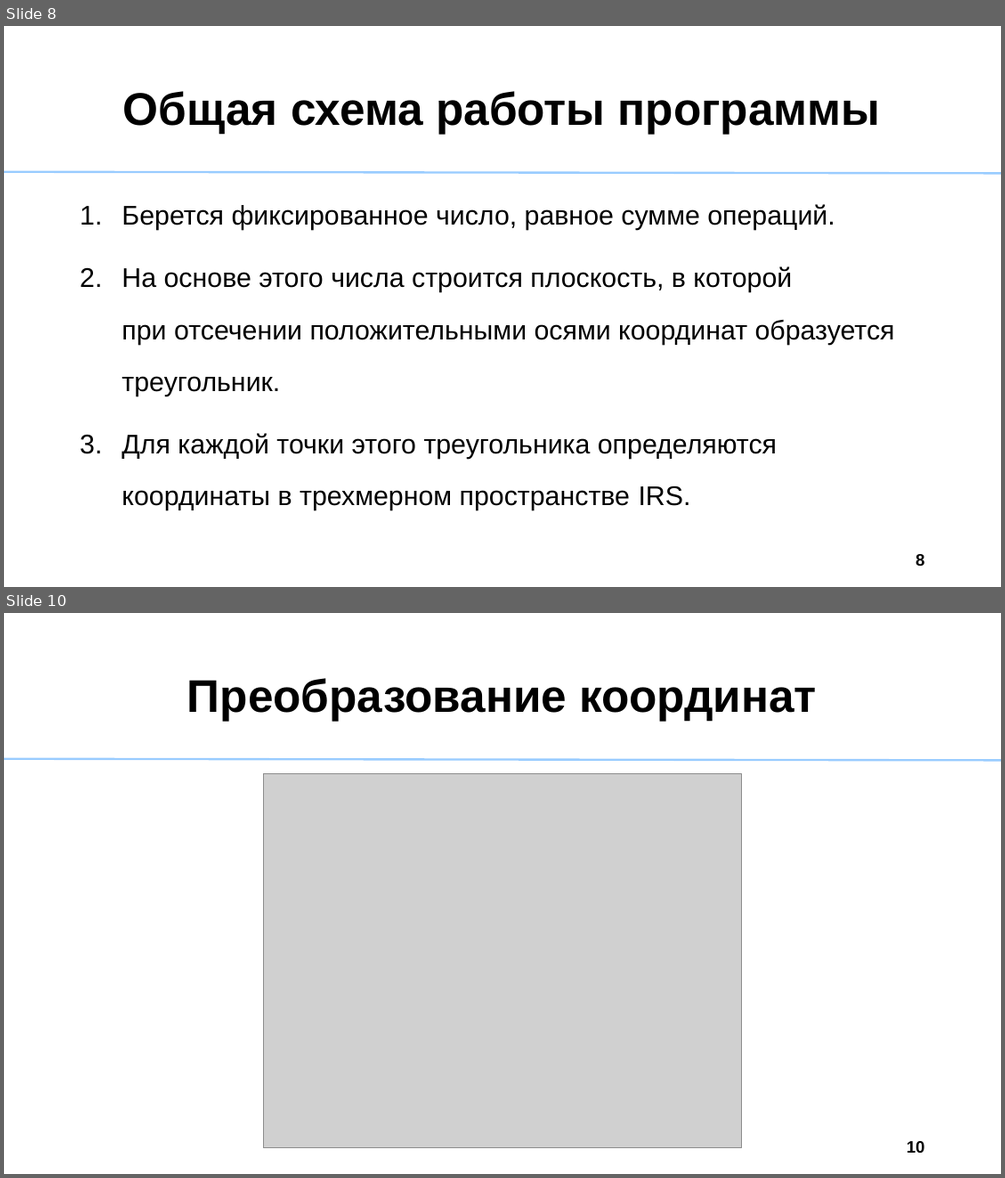
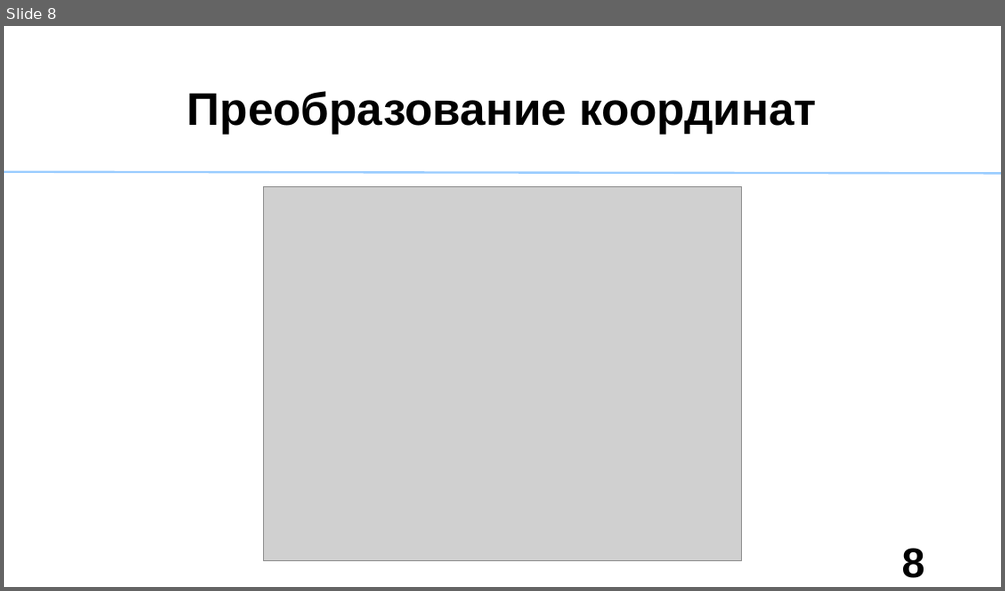
Before and after one commit to Akbars36/StorageAnalyzer, a slide deck: VizualizationResult/Sredstva_analiza_nagruzki_last.ppt. Shown one above the other, each under a label of ours: slides 8 and 10 before the commit, slide 8 after it; the slides between them are not shown. The pictures are 1005x1178 and 1005x591 pixels, drawn with LibreOffice and Linux fonts; fonts in the diff are those of the drawing; grey boxes stand for pictures. Boxes give left, top, right and bottom in pixels: in the first picture for what was removed or moved away, otherwise in the second. Text is boxed around its words. In the diff, an @@ line names an element or a change of style, - is before the commit and + after.

```diff
--- a/VizualizationResult/Sredstva_analiza_nagruzki_last.ppt
+++ b/VizualizationResult/Sredstva_analiza_nagruzki_last.ppt
@@ slide 8 removed at <box>4,26,1001,587</box>, background #FFFFFF @@
@@ title removed at <box>123,91,880,134</box> @@
-Общая схема работы программы
@@ line removed from (1000, 173) to (4, 172) @@
@@ text removed at <box>121,204,895,510</box> @@
-1. Берется фиксированное число, равное сумме операций.
-2. На основе этого числа строится плоскость, в которой при отсечении положительными осями координат образуется треугольник.
-3. Для каждой точки этого треугольника определяются координаты в трехмерном пространстве IRS.
@@ page number removed at <box>915,552,924,569</box> @@
-8
@@ what was slide 10 is now slide 8 @@
@@ page number at <box>902,548,925,578</box>: text changed; size 16 to 40 pt @@
-10
+8
```
Also in this commit, not shown: 6 slides changed, 1 slide added, 4 other slides removed, 3 other files.
